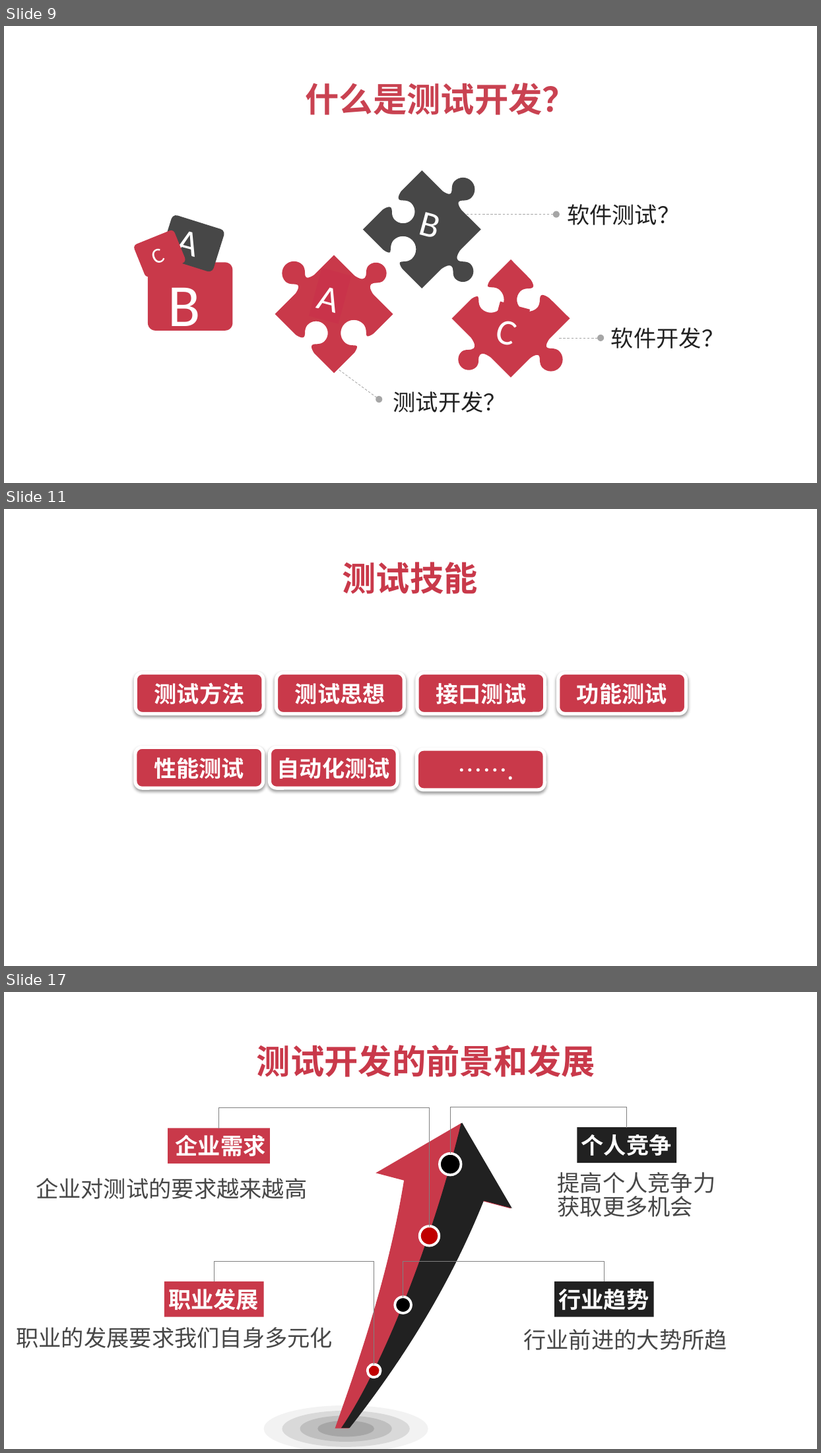
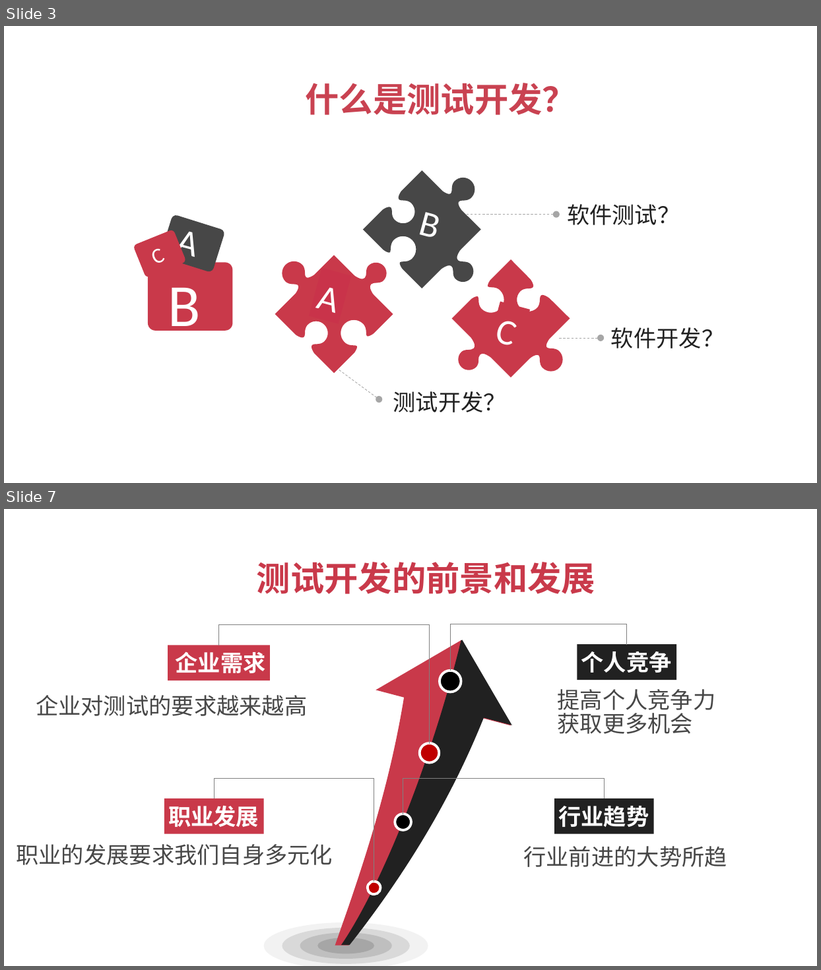
Before and after one commit to fengzhou/Nahsor, a slide deck: docs/测试开发实战课程演练V1.2.pptx. Shown one above the other, each under a label of ours: slides 9, 11 and 17 before the commit, slides 3 and 7 after it; the slides between them are not shown. The pictures are 821x1453 and 821x970 pixels, drawn with LibreOffice and Linux fonts; fonts in the diff are those of the drawing. Boxes give left, top, right and bottom in pixels: in the first picture for what was removed or moved away, otherwise in the second. Text is boxed around its words. In the diff, an @@ line names an element or a change of style, - is before the commit and + after.

```diff
--- a/docs/测试开发实战课程演练V1.2.pptx
+++ b/docs/测试开发实战课程演练V1.2.pptx
@@ slide 11 removed at [4,509,817,966], background #FFFFFF @@
@@ text removed at [342,562,477,594] @@
-测试技能
@@ rounded rectangle removed at [136,673,263,714] @@
@@ text removed at [154,683,245,704] @@
-测试方法
@@ rounded rectangle removed at [277,673,404,714] @@
@@ text removed at [295,683,385,704] @@
-测试思想
@@ rounded rectangle removed at [417,673,545,714] @@
@@ text removed at [436,683,526,704] @@
-接口测试
@@ rounded rectangle removed at [558,673,686,714] @@
@@ text removed at [577,683,667,704] @@
-功能测试
@@ rounded rectangle removed at [135,747,263,788] @@
@@ text removed at [154,758,244,779] @@
-性能测试
@@ rounded rectangle removed at [270,747,397,788] @@
@@ text removed at [277,758,390,779] @@
-自动化测试
@@ rounded rectangle removed at [417,750,545,790] @@
@@ text removed at [418,751,543,789] @@
-…….
@@ what was slide 9 is now slide 3 @@
@@ what was slide 17 is now slide 7 @@
```
Also in this commit, not shown: 5 slides changed, 4 slides added, 7 other slides removed, 2 other files.
